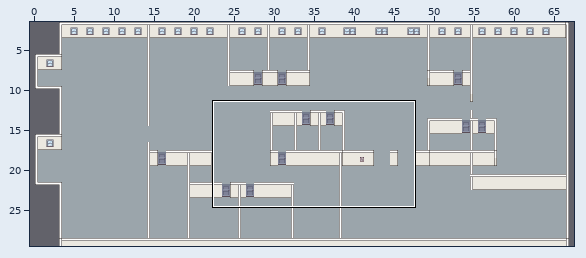
One commit to this Tiled map: maps/office_floor_14/floor_14.tmx. The first picture is a wide view before the edit; the outline marks the close-up.
Close-up. Old version:
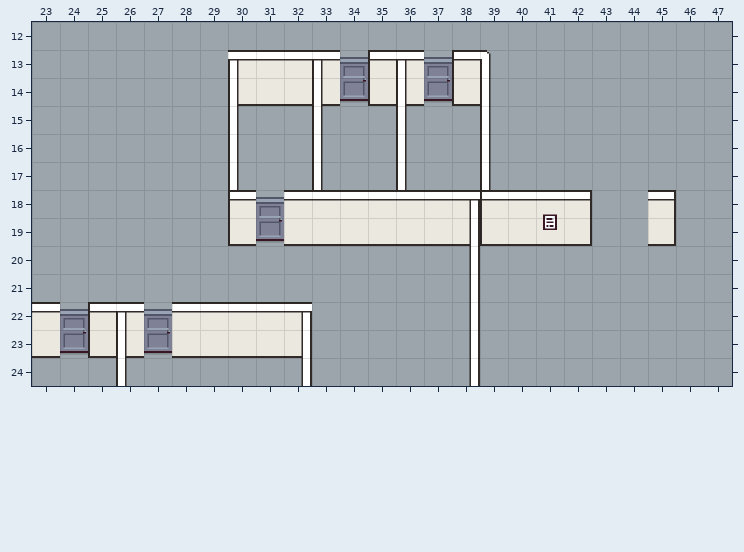
Cells are 32x32 px. Shown: x 23..47, y 12..24. The commit also changed other parts of the map, which this record leaves out.
The same view after the edit:
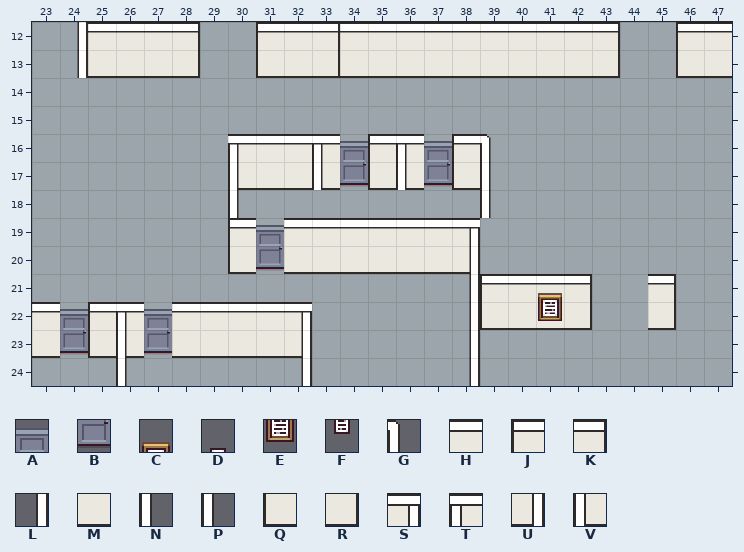
Key: from "office_32px": A 236, B 252, C 391, D 398, E 407, F 414; from "walls": G 4, H 18, J 40, K 42, L 48, M 50, N 52, P 53, Q 56, R 58, S 133, T 134, U 212, V 214.
_ is an empty cell.
Tiles of an added or newly shown layer are drawn over the layers below it.
Changes in this commit:
Layer "Paredes-Puertas":
y 12: x 24..28 _____ -> LHHHK; x 31..43 _____________ -> JHKHHHHHHHHHK; x 46..47 __ -> JH
y 13: x 24..28 _____ -> LMMMR; x 30..43 THHTAJTAJG____ -> _QMRMMMMMMMMMR; x 46..47 __ -> QM
y 14: x 30..39 VMMVBQVBQN -> __________
y 15: x 30 P -> _; x 33 P -> _; x 36 P -> _; x 39 P -> _
y 16: x 30..39 P__P__P__P -> THHTAJTAJG
y 17: x 30..38 P__P__P__ -> VMMVBQVBQ
y 18: x 30..42 JAHHHHHHSJHHK -> P________P___; x 45 K -> _
y 19: x 30..42 QBMMMMMMUQMMR -> JAHHHHHHS____; x 45 R -> _
y 20: x 30..38 ________L -> QBMMMMMMU
y 21: x 39..42 ____ -> JHHK; x 45 _ -> K
y 22: x 39..42 ____ -> QMMR; x 45 _ -> R
Layer "Ventanas":
y 18: x 41 D -> _
y 19: x 41 F -> _
Layer "Adornos" (added):
y 21: x 41 _ -> C
y 22: x 41 _ -> E
Pixel boxes of the changes (left, top, right, bottom) in both close-ups:
added: (77, 22, 200, 78)
changed: (228, 22, 620, 330)
added: (676, 22, 732, 78)
removed: (648, 190, 676, 246)
added: (648, 274, 676, 330)
